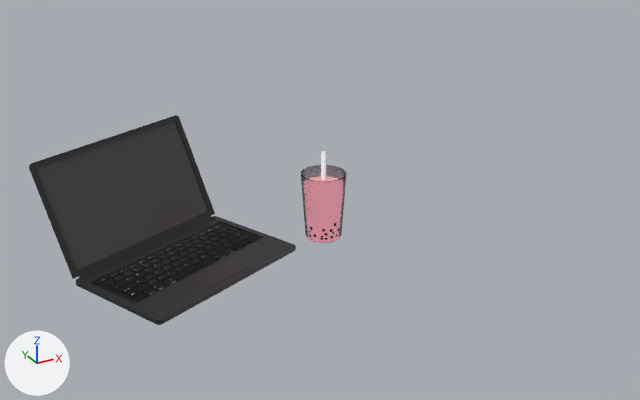
A saved change to the glTF model public/assets/models/scene.glb.
The view is the same before and after, from a camera (50 mm lens) standing at (-38.3, -84.4, 45.0) and looking at (6.6, -2.7, 4.1). The axes (+X, +Y, +Z) are drawn at lower left. The lights are the same throughout. Where no turn or scale is listed for an object, it has been applied to the vertices. Vertices at the same position are counted once.

Names of what the first picture shows: 'drink', 'laptop'.
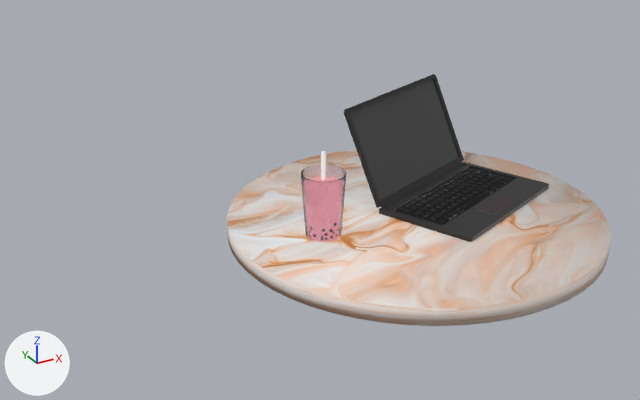
The newer file is also turned or shifted as a whole; pictures and numbers use the older file's frame.

Patch to the scene script:
```diff
--- a/public/assets/models/scene.glb.py
+++ b/public/assets/models/scene.glb.py
@@ img_pawel_czerwinski_mfipltzle6e_unsplash @@
+img_pawel_czerwinski_mfipltzle6e_unsplash = load_image('pawel-czerwinski-mfIplTZLE6E-unsplash', '_unpacked/pawel-czerwinski-mfIplTZLE6E-unsplash', 3000, 4500, 'sRGB')
@@ mat_material @@
+mat_material = principled_material('Material')
+mat_material.texture = img_pawel_czerwinski_mfipltzle6e_unsplash
@@ me_cube_001 @@
 me_cube_001.from_pydata(...)  # 270 vertices, 528 faces; spans x -23.7..2.0, y -13.4..11.2, z 0.2..12.2
 # used by ob_laptop; location = (0.0, 0.0, 0.0)
+# me_cube_001 part 1: the whole mesh is moved by (36.9, 0.0, 0.0)
 me_cube_001.materials.append(mat_material_011)
@@ me_cylinder @@
+me_cylinder.from_pydata(...)  # a 55-sided cylinder along z spanning x -22.8..22.8, y -22.8..22.8, z -1.0..1.0
+me_cylinder.materials.append(mat_material)  # picture img_pawel_czerwinski_mfipltzle6e_unsplash
@@ ob_cylinder @@
+ob_cylinder = bpy.data.objects.new('Cylinder', me_cylinder)
+ob_cylinder.location = (19.37, -3.63, -0.87)
```

Boxes (x1, y1, x2, y2) around the edits, measured in the pictures (640 x 400 px):
'laptop', mesh moved
    before: (29, 115, 296, 325)
    after: (344, 74, 549, 242)
'Cylinder', added
    after: (227, 150, 611, 326)
